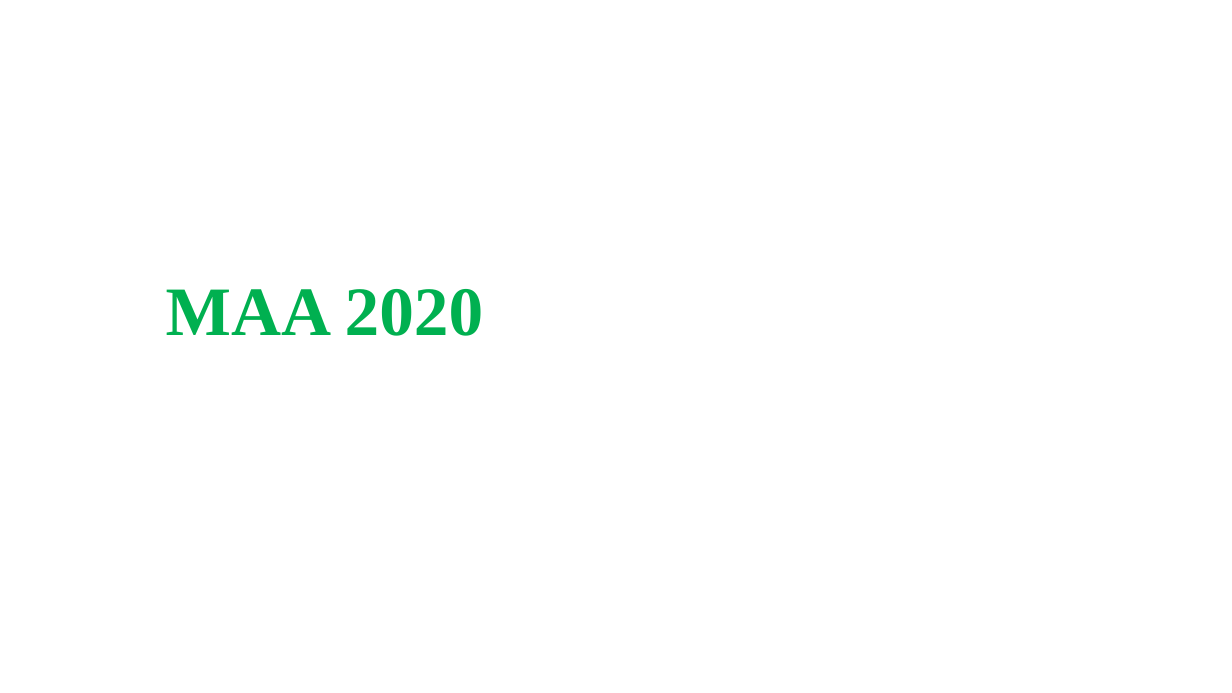
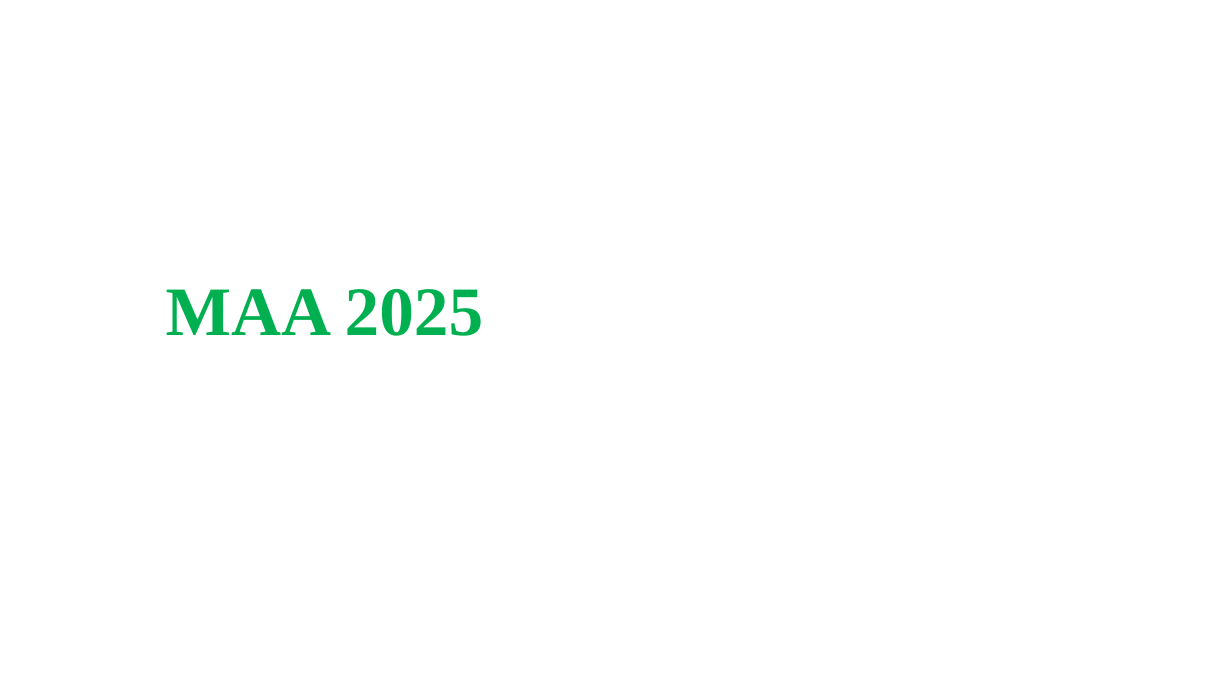
Before and after one commit to maanitjsr/maanitjsr.github.io, a slide deck: slide 1 of maa2020/images/portfolio/MAA 2020.pptx. Drawn at 1232x693 pixels with LibreOffice and Linux fonts; fonts in the diff are those of the drawing. Boxes give left, top, right and bottom in pixels: in the first picture for what was removed or moved away, otherwise in the second. Text is boxed around its words. In the diff, an @@ line names an element or a change of style, - is before the commit and + after.

```diff
--- a/maa2020/images/portfolio/MAA 2020.pptx
+++ b/maa2020/images/portfolio/MAA 2020.pptx
@@ title at (166, 289, 484, 336): text changed @@
-MAA 2020
+MAA 2025
```
Also in this commit, not shown: 9 other files.
